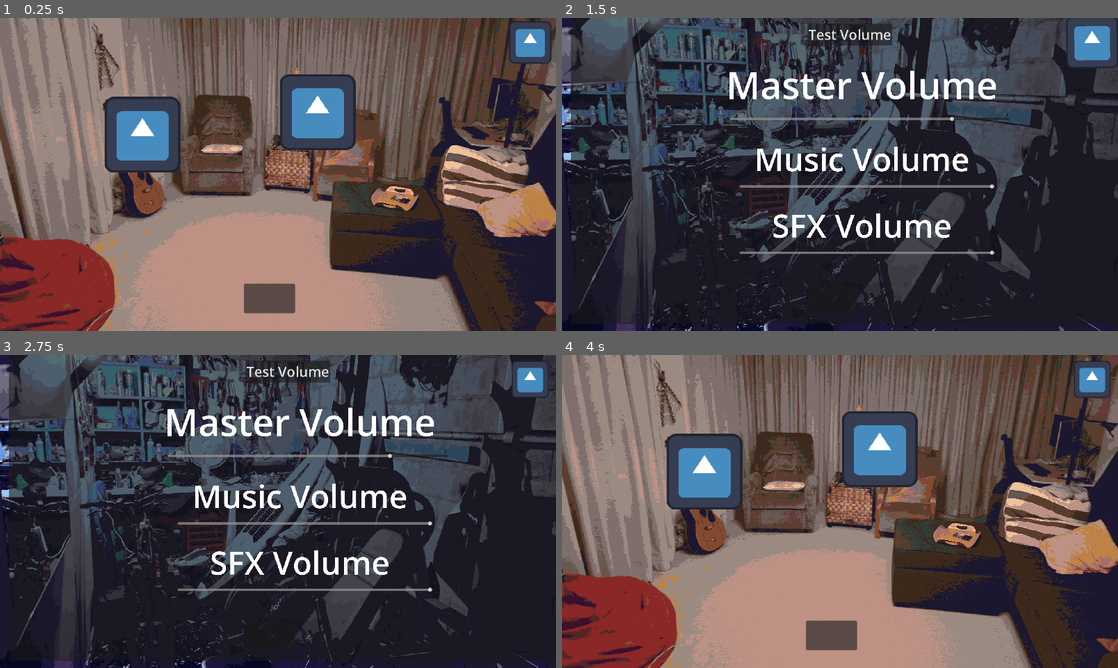
Above: before the commit, frames 1-4 (two rows, left to right).
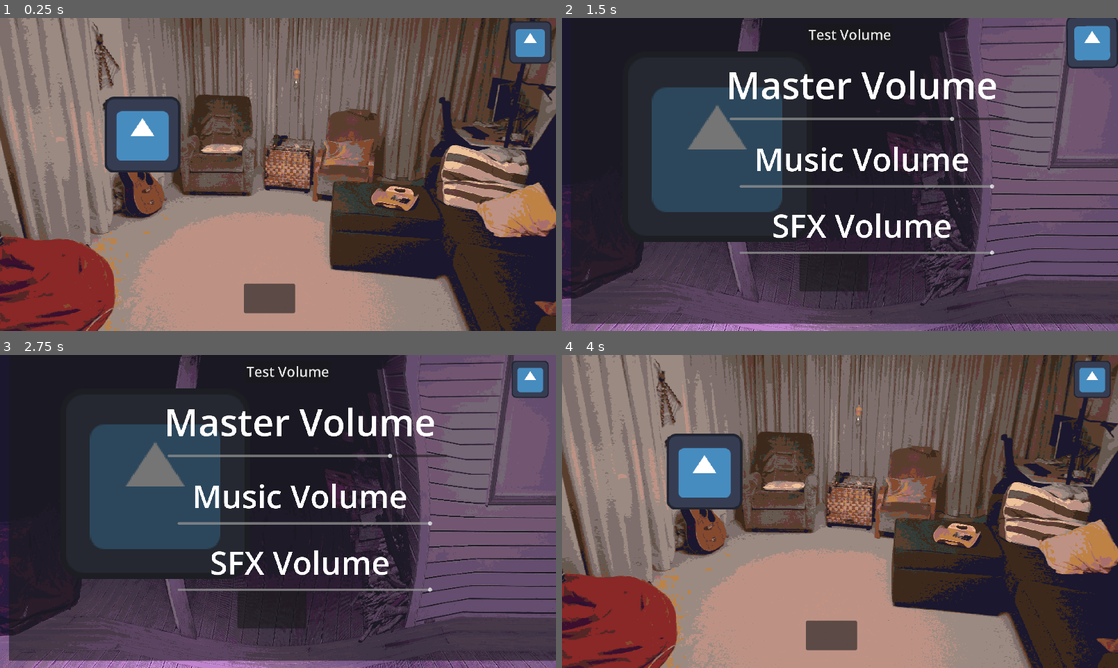
Above: after the commit, the same moments.

Repository: howarja/Vampire-Game
Game: Godot game, scene res://startScene.tscn
Same seed, same stepped clock (60 frames per second), same inputs: the game is played once before the commit and once after it. This scene is started directly instead of the project's main scene. The engine's default icon, where the game draws it, is replaced by a stand-in: a white triangle on a blue panel in a dark square.
Inputs (mouse positions are in pixels of both pictures, inside the frame that each line leads up to; where the layout moved, square brackets give the same spot in the first picture):
- Up to frame 1 (0.25 s): no input
- Up to frame 2 (1.5 s): click (828, 299) at 0.5 s; click (1090, 43) at 1.25 s
- Up to frame 3 (2.75 s): click (272, 608) [266, 636] at 2 s
- Up to frame 4 (4 s): click (1090, 380) at 2.75 s; click (834, 608) [828, 636] at 3.5 s

The runs differ from the first frame. In frame 1, 3.3% of the frame differs, in the area x 50-64%, y 18-43%; in frame 2, 67%; in frame 3, 68%, in the area x 0-100%, y 0-100%; in frame 4, 3.3%.

Commit message:
started setup character at peephole

Diff:
--- a/Characters/CountDown.tres
+++ b/Characters/CountDown.tres
@@ -2,6 +2,7 @@
 
 [ext_resource type="Script" uid="uid://byskr8hlcn2vi" path="res://Scripts/character.gd" id="1_1rehx"]
 [ext_resource type="Script" uid="uid://bsj2rcs7yvbxy" path="res://Scripts/question.gd" id="1_thbnh"]
+[ext_resource type="Texture2D" uid="uid://b3wousrl8g8s5" path="res://icon.svg" id="3_wimtb"]
 
 [sub_resource type="Resource" id="Resource_wimtb"]
 script = ExtResource("1_thbnh")
@@ -18,6 +19,7 @@
 [resource]
 script = ExtResource("1_1rehx")
 fullName = "Count Down"
+sprite = ExtResource("3_wimtb")
 introDialaogue = Array[String](["what up", "its me the big count", "get ready for some goblin poker", "yep, its gambling time"])
 questions = Array[ExtResource("1_thbnh")]([SubResource("Resource_wimtb"), SubResource("Resource_hush4")])
 metadata/_custom_type_script = "uid://byskr8hlcn2vi"
--- a/area.gd
+++ b/area.gd
@@ -1,4 +1,4 @@
-extends Sprite2D
+@abstract extends Sprite2D
 class_name Area
 
 @export var movementButtons: Array[Button];
@@ -7,10 +7,13 @@
 func enterArea():
 	updateCharacters();
 	showButtons();
+	show();
+	onEntered();
 
 func exitArea():
 	hideCharacters();
 	hideButtons();
+	hide();
 
 func hideCharacters():
 	for i in characters.size():
@@ -27,3 +30,5 @@
 func showButtons():
 	for i in movementButtons.size():
 		movementButtons[i].show();
+
+@abstract func onEntered();
--- /dev/null
+++ b/character_manager.gd
@@ -0,0 +1,16 @@
+extends Node2D
+class_name characterManager
+
+@export var unEncounteredCharacters: Array[character];
+var acceptedCharacters: Array[character];
+
+func _ready() -> void:
+	Globals.characters = self;
+
+func getCharacter() -> character:
+	if unEncounteredCharacters.size()>0:
+		var newCharacter: character = unEncounteredCharacters[0];
+		unEncounteredCharacters.remove_at(0);
+		return newCharacter;
+	else:
+		return null;
--- /dev/null
+++ b/peep_hole.gd
@@ -0,0 +1,14 @@
+extends Area
+
+var currentCharacter: character;
+@export var characterSprite: Sprite2D;
+
+func newGuest():
+	currentCharacter = Globals.characters.getCharacter();
+	print("Work");
+	if currentCharacter != null:
+		characterSprite.texture = currentCharacter.sprite;
+
+func onEntered():
+	print("Work1");
+	newGuest();
--- /dev/null
+++ b/room.gd
@@ -0,0 +1,5 @@
+extends Area
+
+func onEntered():
+	print("working why");
+	pass;
--- a/scripts/character.gd
+++ b/scripts/character.gd
@@ -2,6 +2,7 @@
 class_name character;
 
 @export var fullName: String;
+@export var sprite: Texture2D;
 @export var introDialaogue: Array[String];
 @export var questions: Array[question];
 @export var information: Information
--- a/scripts/globals.gd
+++ b/scripts/globals.gd
@@ -2,3 +2,4 @@
 
 var player: playerManager;
 var conversation: conversationManager;
+var characters: characterManager;
--- a/scripts/player_manager.gd
+++ b/scripts/player_manager.gd
@@ -8,6 +8,6 @@
 
 func changeAreaTo(newArea: Node2D):
 	if currentArea!=null:
-		currentArea.visible = false;
-		currentArea = newArea;
-	newArea.visible = true;
+		currentArea.exitArea();
+	currentArea = newArea;
+	currentArea.enterArea();
--- a/startScene.tscn
+++ b/startScene.tscn
@@ -2,7 +2,6 @@
 
 [ext_resource type="Script" uid="uid://dberhdml3xlet" path="res://Scripts/conversation_manager.gd" id="1_rq48i"]
 [ext_resource type="Resource" uid="uid://n2704kdgjax5" path="res://Characters/CountDown.tres" id="2_1ljrl"]
-[ext_resource type="Script" uid="uid://51h5begqq66c" path="res://area.gd" id="2_jmrrm"]
 [ext_resource type="Script" uid="uid://bndg1f3jq34l3" path="res://Scripts/textGiver.gd" id="2_yagjw"]
 [ext_resource type="Script" uid="uid://btva2ox1ockyg" path="res://Scripts/interactable_character.gd" id="3_ip4ey"]
 [ext_resource type="Script" uid="uid://b7d02u7xi35qp" path="res://Scripts/movement_button.gd" id="3_jmrrm"]
@@ -12,9 +11,20 @@
 [ext_resource type="Script" uid="uid://dgg3qst63mw2m" path="res://Scripts/player_manager.gd" id="5_qlfe6"]
 [ext_resource type="Texture2D" uid="uid://qlfdpkrwrf" path="res://Sprites/areas/UnderGround.png" id="6_avnbb"]
 [ext_resource type="PackedScene" uid="uid://llqh6vgtk77" path="res://scenes/settings.tscn" id="7_jmrrm"]
+[ext_resource type="Shader" uid="uid://bcfj11konudyk" path="res://fisheye.gdshader" id="8_2l27o"]
+[ext_resource type="Script" uid="uid://dp7tlannev5hr" path="res://room.gd" id="8_f32hw"]
+[ext_resource type="Script" uid="uid://bcpjncrq7w8e3" path="res://peep_hole.gd" id="9_tjtsx"]
+[ext_resource type="Script" uid="uid://dep647b6vlno6" path="res://character_manager.gd" id="14_jsjc1"]
+[ext_resource type="Script" uid="uid://byskr8hlcn2vi" path="res://Scripts/character.gd" id="15_tjtsx"]
 
 [sub_resource type="CircleShape2D" id="CircleShape2D_3xd07"]
 radius = 91.0
+
+[sub_resource type="ShaderMaterial" id="ShaderMaterial_jsjc1"]
+shader = ExtResource("8_2l27o")
+shader_parameter/center = Vector2(0.5, 0.175)
+shader_parameter/power = 0.82999998517316
+shader_parameter/radius = 0.1499999966472
 
 [node name="Node2D" type="Node2D" unique_id=2079086675]
 
@@ -24,9 +34,9 @@
 position = Vector2(967, 571)
 scale = Vector2(2.045613, 2.0456133)
 texture = ExtResource("4_vj0vq")
-script = ExtResource("2_jmrrm")
+script = ExtResource("8_f32hw")
 movementButtons = [NodePath("movementButton")]
-characters = [NodePath("InteractableCharacter"), NodePath("InteractableCharacter2")]
+characters = [NodePath("InteractableCharacter")]
 
 [node name="movementButton" type="Button" parent="CanvasLayer/Lounge" unique_id=904897615 node_paths=PackedStringArray("newArea")]
 offset_left = -61.106384
@@ -34,7 +44,7 @@
 offset_right = 25.420197
 offset_bottom = 218.51634
 script = ExtResource("3_jmrrm")
-newArea = NodePath("../../Underground")
+newArea = NodePath("../../peepHole")
 
 [node name="InteractableCharacter" type="Area2D" parent="CanvasLayer/Lounge" unique_id=656916129]
 position = Vector2(-232.20422, -82.12696)
@@ -47,23 +57,12 @@
 [node name="CollisionPolygon2D" type="CollisionShape2D" parent="CanvasLayer/Lounge/InteractableCharacter" unique_id=2117342533]
 shape = SubResource("CircleShape2D_3xd07")
 
-[node name="InteractableCharacter2" type="Area2D" parent="CanvasLayer/Lounge" unique_id=1119938866]
-position = Vector2(63.55063, -120.25734)
-script = ExtResource("3_ip4ey")
-currentCharacter = ExtResource("2_1ljrl")
-
-[node name="Sprite2D" type="Sprite2D" parent="CanvasLayer/Lounge/InteractableCharacter2" unique_id=2028243806]
-texture = ExtResource("4_1h7fw")
-
-[node name="CollisionPolygon2D" type="CollisionShape2D" parent="CanvasLayer/Lounge/InteractableCharacter2" unique_id=721168208]
-shape = SubResource("CircleShape2D_3xd07")
-
 [node name="Underground" type="Sprite2D" parent="CanvasLayer" unique_id=174614199 node_paths=PackedStringArray("movementButtons")]
 visible = false
 position = Vector2(967, 571)
 scale = Vector2(2.045613, 2.0456133)
 texture = ExtResource("6_avnbb")
-script = ExtResource("2_jmrrm")
+script = ExtResource("8_f32hw")
 movementButtons = [NodePath("movementButton")]
 
 [node name="movementButton" type="Button" parent="CanvasLayer/Underground" unique_id=375303595 node_paths=PackedStringArray("newArea")]
@@ -73,6 +72,29 @@
 offset_bottom = 218.51634
 script = ExtResource("3_jmrrm")
 newArea = NodePath("../../Lounge")
+
+[node name="peepHole" type="Sprite2D" parent="CanvasLayer" unique_id=195838583 node_paths=PackedStringArray("characterSprite", "movementButtons")]
+visible = false
+material = SubResource("ShaderMaterial_jsjc1")
+position = Vector2(967, 571)
+scale = Vector2(2.045613, 2.0456133)
+texture = ExtResource("4_qlfe6")
+vframes = 3
+script = ExtResource("9_tjtsx")
+characterSprite = NodePath("Sprite2D")
+movementButtons = [NodePath("movementButton")]
+
+[node name="movementButton" type="Button" parent="CanvasLayer/peepHole" unique_id=1256232738 node_paths=PackedStringArray("newArea")]
+offset_left = -71.86109
+offset_top = 114.879974
+offset_right = 44.61989
+offset_bottom = 182.00464
+script = ExtResource("3_jmrrm")
+newArea = NodePath("../../Lounge")
+
+[node name="Sprite2D" type="Sprite2D" parent="CanvasLayer/peepHole" unique_id=1678730477]
+position = Vector2(-210.6948, -62.08409)
+scale = Vector2(2.5091062, 2.509106)
 
 [node name="ConversationManager" type="Control" parent="CanvasLayer" unique_id=648713796 node_paths=PackedStringArray("text", "buttonContainer", "exitButton")]
 layout_mode = 3
@@ -137,3 +159,7 @@
 [node name="PlayerManager" type="Node2D" parent="." unique_id=374783410 node_paths=PackedStringArray("currentArea")]
 script = ExtResource("5_qlfe6")
 currentArea = NodePath("../CanvasLayer/Lounge")
+
+[node name="CharacterManager" type="Node2D" parent="." unique_id=779009452]
+script = ExtResource("14_jsjc1")
+unEncounteredCharacters = Array[ExtResource("15_tjtsx")]([ExtResource("2_1ljrl")])
Not shown, added: character_manager.gd.uid
Not shown, added: peep_hole.gd.uid
Not shown, added: room.gd.uid
